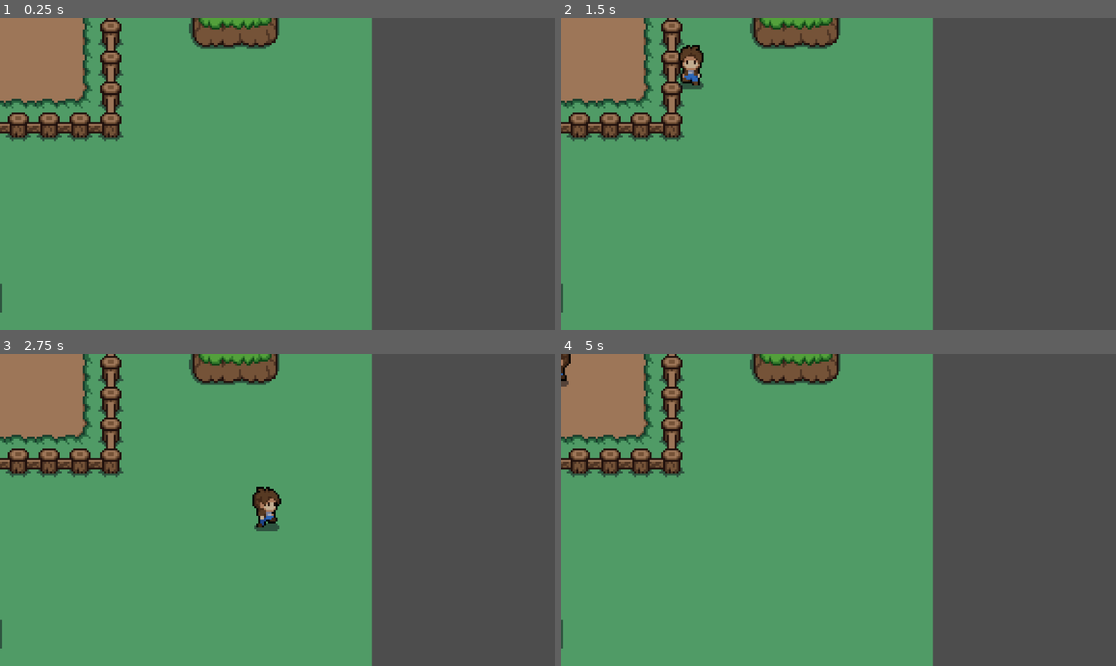
Above: before the commit, frames 1-4 (two rows, left to right).
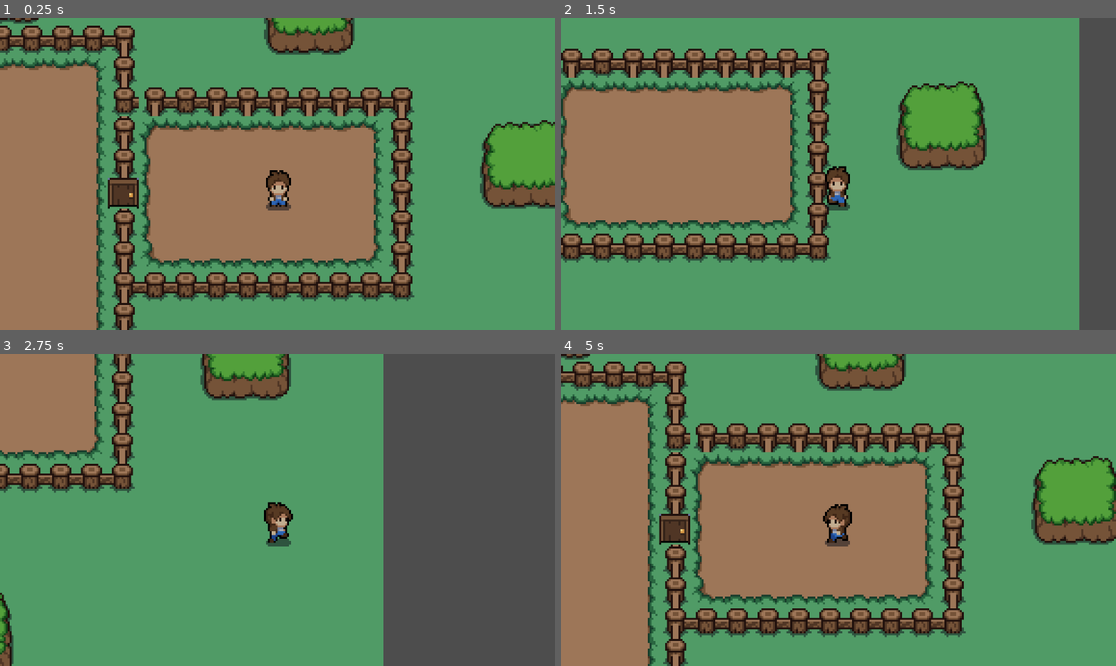
Above: after the commit, the same moments.

Repository: natphaan/calgaryhacks2024-topic3
Game: Godot game, scene res://scenes/world.tscn
Two runs of this game, one before a commit and one after it. Both use one fixed random seed, a clock stepped at 60 frames per second and the inputs below.
Inputs:
- Up to frame 1 (0.25 s): no input
- Up to frame 2 (1.5 s): hold Right (ui_right) 0.53-1.28 s; hold Down (ui_down) from 1.28 s (still down)
- Up to frame 3 (2.75 s): release Down (ui_down) at 2.03 s; hold Right (ui_right) from 2.03 s (still down)
- Up to frame 4 (5 s): release Right (ui_right) at 2.78 s; hold Up (ui_up) 2.78-3.53 s; hold Left (ui_left) from 3.53 s (still down)

The runs differ from the first frame. In frame 1, 82% of the frame differs, in the area x 0-100%, y 0-100%; in frame 2, 60%; in frame 3, 12%; in frame 4, 80%.

Commit message:
slime ai

Diff:
--- a/scenes/player.tscn
+++ b/scenes/player.tscn
@@ -1,8 +1,10 @@
-[gd_scene load_steps=55 format=3 uid="uid://cp8757t5ugbhp"]
+[gd_scene load_steps=56 format=3 uid="uid://cp8757t5ugbhp"]
 
 [ext_resource type="Script" path="res://scripts/player.gd" id="1_0hs2g"]
 [ext_resource type="Texture2D" uid="uid://d4ik8wk05gtpo" path="res://art/sprites/characters/player.png" id="2_56x40"]
 
+[sub_resource type="CircleShape2D" id="CircleShape2D_f5lqs"]
+
 [sub_resource type="AtlasTexture" id="AtlasTexture_qirkn"]
 atlas = ExtResource("2_56x40")
 region = Rect2(0, 384, 48, 48)
@@ -414,11 +416,15 @@
 }]
 
 [node name="player" type="CharacterBody2D"]
+collision_layer = 3
 script = ExtResource("1_0hs2g")
 
 [node name="CollisionShape2D" type="CollisionShape2D" parent="."]
+shape = SubResource("CircleShape2D_f5lqs")
 
 [node name="AnimatedSprite2D" type="AnimatedSprite2D" parent="CollisionShape2D"]
 sprite_frames = SubResource("SpriteFrames_5qeug")
 animation = &"side_idle"
 frame_progress = 0.544234
+
+[node name="Camera2D" type="Camera2D" parent="."]
--- a/scenes/world.tscn
+++ b/scenes/world.tscn
@@ -9,6 +9,7 @@
 [ext_resource type="Texture2D" uid="uid://dkf8eaouujddk" path="res://art/sprites/tilesets/walls/wooden_door_b.png" id="7_8dj3y"]
 [ext_resource type="PackedScene" uid="uid://cp8757t5ugbhp" path="res://scenes/player.tscn" id="7_t2faq"]
 [ext_resource type="Texture2D" uid="uid://dj81bl28m6phm" path="res://art/sprites/tilesets/decor_8x8.png" id="8_r7kd8"]
+[ext_resource type="PackedScene" uid="uid://buauhju6yevue" path="res://slime.tscn" id="10_j01eu"]
 
 [sub_resource type="TileSetAtlasSource" id="TileSetAtlasSource_eelxr"]
 texture = ExtResource("1_dncqs")
@@ -603,3 +604,6 @@
 
 [node name="player" parent="." instance=ExtResource("7_t2faq")]
 position = Vector2(-7, -2)
+
+[node name="slime" parent="." instance=ExtResource("10_j01eu")]
+position = Vector2(-224, 22)
--- /dev/null
+++ b/scripts/slime.gd
@@ -0,0 +1,17 @@
+extends CharacterBody2D
+
+var speed = 25
+var player_chase = false
+var player = null
+
+func _physics_process(delta):
+	if player_chase:
+		position += (player.position - position/speed)
+
+func _on_detection_area_body_exited(body):
+	player_chase = null
+	player_chase = false
+
+func _on_detection_area_body_entered(body):
+	player = body
+	player_chase = true
--- /dev/null
+++ b/slime.gd
@@ -0,0 +1,22 @@
+extends CharacterBody2D
+
+var speed = 25
+var player_chase = false
+var player = null
+
+
+func _physics_process(delta):
+	if player_chase:
+		position += (player.position - position)/speed
+
+		$AnimatedSprite2D.play("play")
+	else:
+		$AnimatedSprite2D.play("idle")
+
+func _on_detection_area_body_exited(body):
+	player = null
+	player_chase = false
+
+func _on_detection_area_body_entered(body):
+	player = body
+	player_chase = true
--- a/slime.tscn
+++ b/slime.tscn
@@ -1,214 +1,164 @@
-[gd_scene load_steps=29 format=3 uid="uid://buauhju6yevue"]
+[gd_scene load_steps=22 format=3 uid="uid://buauhju6yevue"]
 
 [ext_resource type="Texture2D" uid="uid://cdn70gyycuuw4" path="res://art/sprites/characters/slime.png" id="1_ct0r0"]
+[ext_resource type="Script" path="res://slime.gd" id="1_wsdeo"]
 
-[sub_resource type="CircleShape2D" id="CircleShape2D_itpw6"]
-radius = 10.198
-
-[sub_resource type="AtlasTexture" id="AtlasTexture_yno0j"]
-atlas = ExtResource("1_ct0r0")
-region = Rect2(0, 96, 32, 32)
-
-[sub_resource type="AtlasTexture" id="AtlasTexture_60lfv"]
-atlas = ExtResource("1_ct0r0")
-region = Rect2(32, 96, 32, 32)
-
-[sub_resource type="AtlasTexture" id="AtlasTexture_dhr0n"]
-atlas = ExtResource("1_ct0r0")
-region = Rect2(64, 96, 32, 32)
-
-[sub_resource type="AtlasTexture" id="AtlasTexture_eggxc"]
+[sub_resource type="AtlasTexture" id="AtlasTexture_r7ker"]
 atlas = ExtResource("1_ct0r0")
 region = Rect2(0, 128, 32, 32)
 
-[sub_resource type="AtlasTexture" id="AtlasTexture_0cldq"]
+[sub_resource type="AtlasTexture" id="AtlasTexture_0gc5p"]
 atlas = ExtResource("1_ct0r0")
 region = Rect2(32, 128, 32, 32)
 
-[sub_resource type="AtlasTexture" id="AtlasTexture_hcsmp"]
+[sub_resource type="AtlasTexture" id="AtlasTexture_xrmtk"]
 atlas = ExtResource("1_ct0r0")
 region = Rect2(64, 128, 32, 32)
 
-[sub_resource type="AtlasTexture" id="AtlasTexture_qliqn"]
+[sub_resource type="AtlasTexture" id="AtlasTexture_x4m74"]
 atlas = ExtResource("1_ct0r0")
 region = Rect2(96, 128, 32, 32)
 
-[sub_resource type="AtlasTexture" id="AtlasTexture_w8qba"]
+[sub_resource type="AtlasTexture" id="AtlasTexture_81flx"]
 atlas = ExtResource("1_ct0r0")
 region = Rect2(128, 128, 32, 32)
 
-[sub_resource type="AtlasTexture" id="AtlasTexture_qu2ag"]
+[sub_resource type="AtlasTexture" id="AtlasTexture_arqcc"]
 atlas = ExtResource("1_ct0r0")
 region = Rect2(0, 0, 32, 32)
 
-[sub_resource type="AtlasTexture" id="AtlasTexture_efrx5"]
+[sub_resource type="AtlasTexture" id="AtlasTexture_sm7a7"]
 atlas = ExtResource("1_ct0r0")
 region = Rect2(32, 0, 32, 32)
 
-[sub_resource type="AtlasTexture" id="AtlasTexture_fq27o"]
+[sub_resource type="AtlasTexture" id="AtlasTexture_wnnql"]
 atlas = ExtResource("1_ct0r0")
 region = Rect2(64, 0, 32, 32)
 
-[sub_resource type="AtlasTexture" id="AtlasTexture_15jc8"]
+[sub_resource type="AtlasTexture" id="AtlasTexture_etwwp"]
 atlas = ExtResource("1_ct0r0")
 region = Rect2(96, 0, 32, 32)
 
-[sub_resource type="AtlasTexture" id="AtlasTexture_gq3br"]
-atlas = ExtResource("1_ct0r0")
-region = Rect2(0, 32, 32, 32)
-
-[sub_resource type="AtlasTexture" id="AtlasTexture_nxcnr"]
-atlas = ExtResource("1_ct0r0")
-region = Rect2(32, 32, 32, 32)
-
-[sub_resource type="AtlasTexture" id="AtlasTexture_pn5b4"]
-atlas = ExtResource("1_ct0r0")
-region = Rect2(64, 32, 32, 32)
-
-[sub_resource type="AtlasTexture" id="AtlasTexture_uwk3v"]
-atlas = ExtResource("1_ct0r0")
-region = Rect2(96, 32, 32, 32)
-
-[sub_resource type="AtlasTexture" id="AtlasTexture_snfh6"]
-atlas = ExtResource("1_ct0r0")
-region = Rect2(128, 32, 32, 32)
-
-[sub_resource type="AtlasTexture" id="AtlasTexture_stbfc"]
-atlas = ExtResource("1_ct0r0")
-region = Rect2(160, 32, 32, 32)
-
-[sub_resource type="AtlasTexture" id="AtlasTexture_uq1ts"]
+[sub_resource type="AtlasTexture" id="AtlasTexture_tae4r"]
 atlas = ExtResource("1_ct0r0")
 region = Rect2(0, 64, 32, 32)
 
-[sub_resource type="AtlasTexture" id="AtlasTexture_s51m6"]
+[sub_resource type="AtlasTexture" id="AtlasTexture_28pap"]
 atlas = ExtResource("1_ct0r0")
 region = Rect2(32, 64, 32, 32)
 
-[sub_resource type="AtlasTexture" id="AtlasTexture_a4l8v"]
+[sub_resource type="AtlasTexture" id="AtlasTexture_nw6g0"]
 atlas = ExtResource("1_ct0r0")
 region = Rect2(64, 64, 32, 32)
 
-[sub_resource type="AtlasTexture" id="AtlasTexture_i1bne"]
+[sub_resource type="AtlasTexture" id="AtlasTexture_tkad2"]
 atlas = ExtResource("1_ct0r0")
 region = Rect2(96, 64, 32, 32)
 
-[sub_resource type="AtlasTexture" id="AtlasTexture_evpe0"]
+[sub_resource type="AtlasTexture" id="AtlasTexture_5na02"]
 atlas = ExtResource("1_ct0r0")
 region = Rect2(128, 64, 32, 32)
 
-[sub_resource type="AtlasTexture" id="AtlasTexture_1kcuw"]
+[sub_resource type="AtlasTexture" id="AtlasTexture_ferd1"]
 atlas = ExtResource("1_ct0r0")
 region = Rect2(160, 64, 32, 32)
 
-[sub_resource type="AtlasTexture" id="AtlasTexture_ojfyh"]
+[sub_resource type="AtlasTexture" id="AtlasTexture_5x2eg"]
 atlas = ExtResource("1_ct0r0")
 region = Rect2(192, 64, 32, 32)
 
-[sub_resource type="SpriteFrames" id="SpriteFrames_v3tbd"]
+[sub_resource type="SpriteFrames" id="SpriteFrames_nb4g6"]
 animations = [{
 "frames": [{
 "duration": 1.0,
-"texture": SubResource("AtlasTexture_yno0j")
+"texture": SubResource("AtlasTexture_r7ker")
 }, {
 "duration": 1.0,
-"texture": SubResource("AtlasTexture_60lfv")
+"texture": SubResource("AtlasTexture_0gc5p")
 }, {
 "duration": 1.0,
-"texture": SubResource("AtlasTexture_dhr0n")
+"texture": SubResource("AtlasTexture_xrmtk")
 }, {
 "duration": 1.0,
-"texture": SubResource("AtlasTexture_eggxc")
+"texture": SubResource("AtlasTexture_x4m74")
 }, {
 "duration": 1.0,
-"texture": SubResource("AtlasTexture_0cldq")
-}, {
-"duration": 1.0,
-"texture": SubResource("AtlasTexture_hcsmp")
-}, {
-"duration": 1.0,
-"texture": SubResource("AtlasTexture_qliqn")
-}, {
-"duration": 1.0,
-"texture": SubResource("AtlasTexture_w8qba")
+"texture": SubResource("AtlasTexture_81flx")
 }],
 "loop": true,
-"name": &"slime_death",
+"name": &"death",
 "speed": 5.0
 }, {
 "frames": [{
 "duration": 1.0,
-"texture": SubResource("AtlasTexture_qu2ag")
+"texture": SubResource("AtlasTexture_arqcc")
 }, {
 "duration": 1.0,
-"texture": SubResource("AtlasTexture_efrx5")
+"texture": SubResource("AtlasTexture_sm7a7")
 }, {
 "duration": 1.0,
-"texture": SubResource("AtlasTexture_fq27o")
+"texture": SubResource("AtlasTexture_wnnql")
 }, {
 "duration": 1.0,
-"texture": SubResource("AtlasTexture_15jc8")
+"texture": SubResource("AtlasTexture_etwwp")
 }],
 "loop": true,
-"name": &"slime_idle",
+"name": &"idle",
 "speed": 5.0
 }, {
 "frames": [{
 "duration": 1.0,
-"texture": SubResource("AtlasTexture_gq3br")
+"texture": SubResource("AtlasTexture_tae4r")
 }, {
 "duration": 1.0,
-"texture": SubResource("AtlasTexture_nxcnr")
+"texture": SubResource("AtlasTexture_28pap")
 }, {
 "duration": 1.0,
-"texture": SubResource("AtlasTexture_pn5b4")
+"texture": SubResource("AtlasTexture_nw6g0")
 }, {
 "duration": 1.0,
-"texture": SubResource("AtlasTexture_uwk3v")
+"texture": SubResource("AtlasTexture_tkad2")
 }, {
 "duration": 1.0,
-"texture": SubResource("AtlasTexture_snfh6")
+"texture": SubResource("AtlasTexture_5na02")
 }, {
 "duration": 1.0,
-"texture": SubResource("AtlasTexture_stbfc")
+"texture": SubResource("AtlasTexture_ferd1")
+}, {
+"duration": 1.0,
+"texture": SubResource("AtlasTexture_5x2eg")
 }],
 "loop": true,
-"name": &"slime_move",
-"speed": 5.0
-}, {
-"frames": [{
-"duration": 1.0,
-"texture": SubResource("AtlasTexture_uq1ts")
-}, {
-"duration": 1.0,
-"texture": SubResource("AtlasTexture_s51m6")
-}, {
-"duration": 1.0,
-"texture": SubResource("AtlasTexture_a4l8v")
-}, {
-"duration": 1.0,
-"texture": SubResource("AtlasTexture_i1bne")
-}, {
-"duration": 1.0,
-"texture": SubResource("AtlasTexture_evpe0")
-}, {
-"duration": 1.0,
-"texture": SubResource("AtlasTexture_1kcuw")
-}, {
-"duration": 1.0,
-"texture": SubResource("AtlasTexture_ojfyh")
-}],
-"loop": true,
-"name": &"slime_move2",
+"name": &"walk",
 "speed": 5.0
 }]
 
-[node name="Slime" type="CharacterBody2D"]
+[sub_resource type="CircleShape2D" id="CircleShape2D_o4sc0"]
+radius = 109.293
+
+[sub_resource type="CircleShape2D" id="CircleShape2D_2brfp"]
+radius = 6.08276
+
+[node name="slime" type="CharacterBody2D"]
+script = ExtResource("1_wsdeo")
+
+[node name="AnimatedSprite2D" type="AnimatedSprite2D" parent="."]
+sprite_frames = SubResource("SpriteFrames_nb4g6")
+animation = &"death"
+
+[node name="detection_area" type="Area2D" parent="."]
+collision_layer = 2
+collision_mask = 2
+
+[node name="CollisionShape2D" type="CollisionShape2D" parent="detection_area"]
+light_mask = 3
+visibility_layer = 2
+shape = SubResource("CircleShape2D_o4sc0")
 
 [node name="CollisionShape2D" type="CollisionShape2D" parent="."]
-shape = SubResource("CircleShape2D_itpw6")
+visible = false
+position = Vector2(0, 2)
+shape = SubResource("CircleShape2D_2brfp")
 
-[node name="AnimatedSprite2D" type="AnimatedSprite2D" parent="CollisionShape2D"]
-sprite_frames = SubResource("SpriteFrames_v3tbd")
-animation = &"slime_move"
-frame_progress = 0.315141
+[connection signal="body_entered" from="detection_area" to="." method="_on_detection_area_body_entered"]
+[connection signal="body_exited" from="detection_area" to="." method="_on_detection_area_body_exited"]
Not shown: 1 places in scenes/world.tscn that only renumber resources
